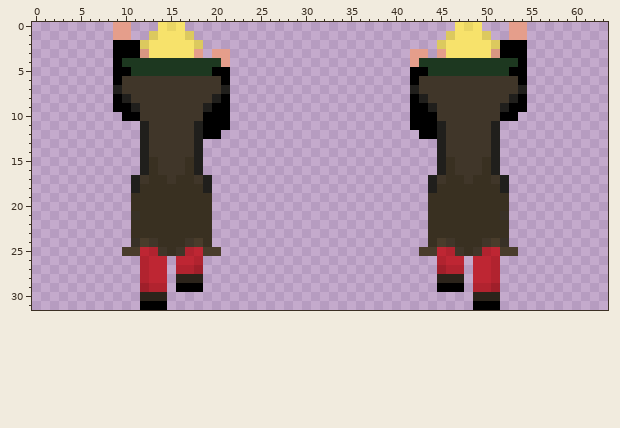
Pixel-art sprite, stored at SimpleGame/SimpleGame/Assets/Sprites/John_Doe/climb.png. Above is the file before it was changed.
The file is 128x64 pixels, drawn in blocks of 2x2; one block is one cell here. Colours within 5 levels of each other are drawn and written as one.
After:
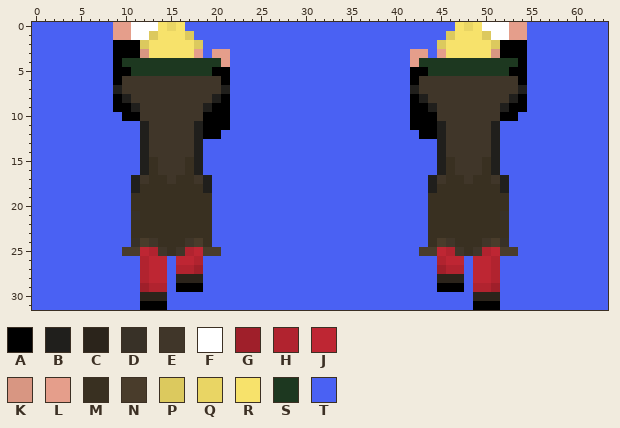
Palette (. is transparent): A #000000  B #201f1c  C #2b241b  D #383127  E #403629  F #ffffff  G #9f1f2a  H #b1232f  J #be2633  K #d89682  L #e59e8b  M #393021  N #493c2b  P #dcc95e  Q #e9d564  R #f7e26b  S #1d3820  T #4a61f3
The exact change:
y 0: x 0..8 ......... -> TTTTTTTTT; x 11..13 ... -> FFF; x 17..46 .............................. -> TTTTTTTTTTTTTTTTTTTTTTTTTTTTTT; x 50..52 ... -> FFF; x 55..63 ......... -> TTTTTTTTT
y 1: x 0..8 ......... -> TTTTTTTTT; x 11..12 .. -> FF; x 18..45 ............................ -> TTTTTTTTTTTTTTTTTTTTTTTTTTTT; x 51..52 .. -> FF; x 55..63 ......... -> TTTTTTTTT
y 2: x 0..8 ......... -> TTTTTTTTT; x 19..44 .......................... -> TTTTTTTTTTTTTTTTTTTTTTTTTT; x 55..63 ......... -> TTTTTTTTT
y 3: x 0..8 ......... -> TTTTTTTTT; x 19 . -> T; x 22..41 .................... -> TTTTTTTTTTTTTTTTTTTT; x 44 . -> T; x 55..63 ......... -> TTTTTTTTT
y 4..9: x 0..8 ......... -> TTTTTTTTT; x 22..41 .................... -> TTTTTTTTTTTTTTTTTTTT; x 55..63 ......... -> TTTTTTTTT
y 10: x 0..9 .......... -> TTTTTTTTTT; x 22..41 .................... -> TTTTTTTTTTTTTTTTTTTT; x 54..63 .......... -> TTTTTTTTTT
y 11: x 0..11 ............ -> TTTTTTTTTTTT; x 22..41 .................... -> TTTTTTTTTTTTTTTTTTTT; x 52..63 ............ -> TTTTTTTTTTTT
y 12: x 0..11 ............ -> TTTTTTTTTTTT; x 21..42 ...................... -> TTTTTTTTTTTTTTTTTTTTTT; x 52..63 ............ -> TTTTTTTTTTTT
y 13..16: x 0..11 ............ -> TTTTTTTTTTTT; x 19..44 .......................... -> TTTTTTTTTTTTTTTTTTTTTTTTTT; x 52..63 ............ -> TTTTTTTTTTTT
y 17..24: x 0..10 ........... -> TTTTTTTTTTT; x 20..43 ........................ -> TTTTTTTTTTTTTTTTTTTTTTTT; x 53..63 ........... -> TTTTTTTTTTT
y 25: x 0..9 .......... -> TTTTTTTTTT; x 21..42 ...................... -> TTTTTTTTTTTTTTTTTTTTTT; x 54..63 .......... -> TTTTTTTTTT
y 26..29: x 0..11 ............ -> TTTTTTTTTTTT; x 15 . -> T; x 19..44 .......................... -> TTTTTTTTTTTTTTTTTTTTTTTTTT; x 48 . -> T; x 52..63 ............ -> TTTTTTTTTTTT
y 30..31: x 0..11 ............ -> TTTTTTTTTTTT; x 15..48 .................................. -> TTTTTTTTTTTTTTTTTTTTTTTTTTTTTTTTTT; x 52..63 ............ -> TTTTTTTTTTTT
Pixel boxes of the changes (left, top, right, bottom) in both pictures:
added: (32, 22, 608, 310)
